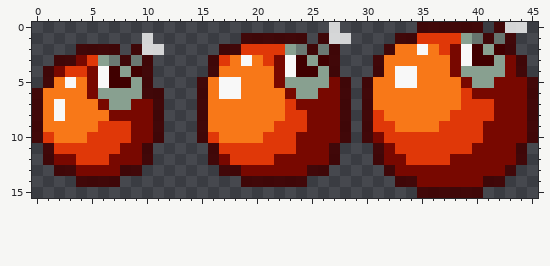
Pixel-art sprite, stored at Elevation/resources/bombRed.png. Above: the version before the commit.
The file is 46x16 pixels.
New version:
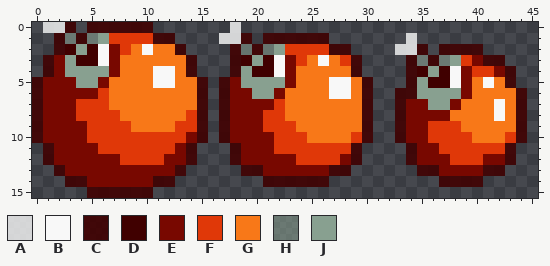
Palette (. is transparent): A #f8f8f8cf  B #f8f8f8  C #400000e1  D #400000  E #780800  F #e03808  G #f87818  H #88a0908f  J #88a090
Change:
Changed rows in their new state; - is an unchanged pixel.
first column x 0:
 0 -AAC-CCCCCC-------A--------.-------......-...-
 1 --CHCHJFFFFCC----AA-.----C-..----.A.........--
 2 --CDJDBEFGBGGC---.-HCHJFFFF-C---.AAC.CCCC...--
 3 -CEJDDBEGGGGGGC-..CDJDBEFGBGFC-...CHCHJFECC..-
 4 ---JJJJEGGGBBGC-..CJDDBEGGGGGC-...CDJDBEFFEC.-
 5 CEEEJJEGGGGBBGG-.CEJJJJEGGGBBG-...CJDDB-GBGC..
 6 -EEEE-FGGGGGGGG-.CEEJJEGGGGBBG-..CCJJJJEGGGGC.
 7 -EEEFFFGGGGGGGG-.CEEEEFGGGGGGG-..CEEJJEGGGBGC.
 8 -EEEFFFFGGGGGGF-.CEEEFFGGGGGGG-..CEEEEGGGGBGC.
 9 -EEEEF---GGGGFF-.CEEEF--GGGGGG-..CEEF--GGGGGC.
10 -EEEE----FFFFFE-.CEEEE--FGGGGF-..CEE----GGGFC.
11 --EEEE--FFFFFEC-..CEEE--FFFFFC-...CEE---FFFC.-
12 ----EEE-FFFFEEC-..CEEE--FFFFEC-...CEEEFFF--C.-
13 ---E----EEEEEC---..CC----EECC---...CC----CC.--
14 ---C-EEEEEECC------..----CC------....CCCC..---
15 -----CCCCCC------------------------......-----
Changed places in both pictures, as pixel boxes (x1, y1, x2, y2):
changed: (32, 22, 538, 198)
